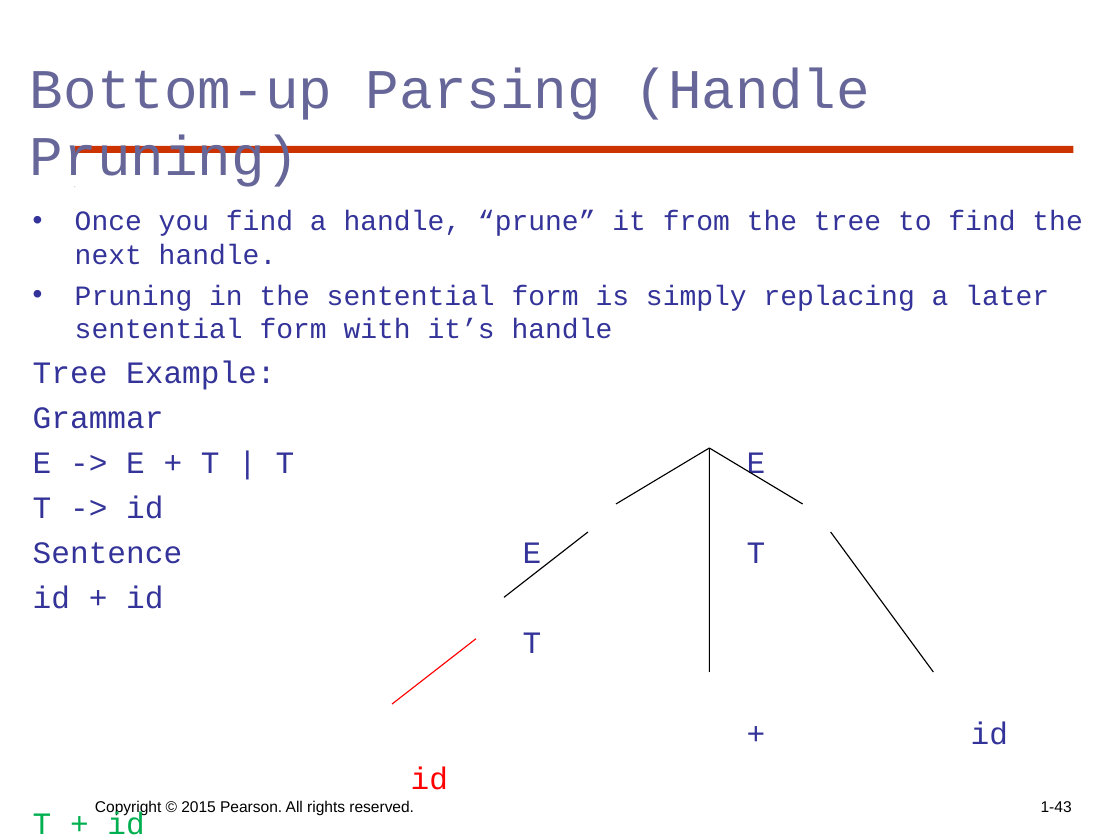
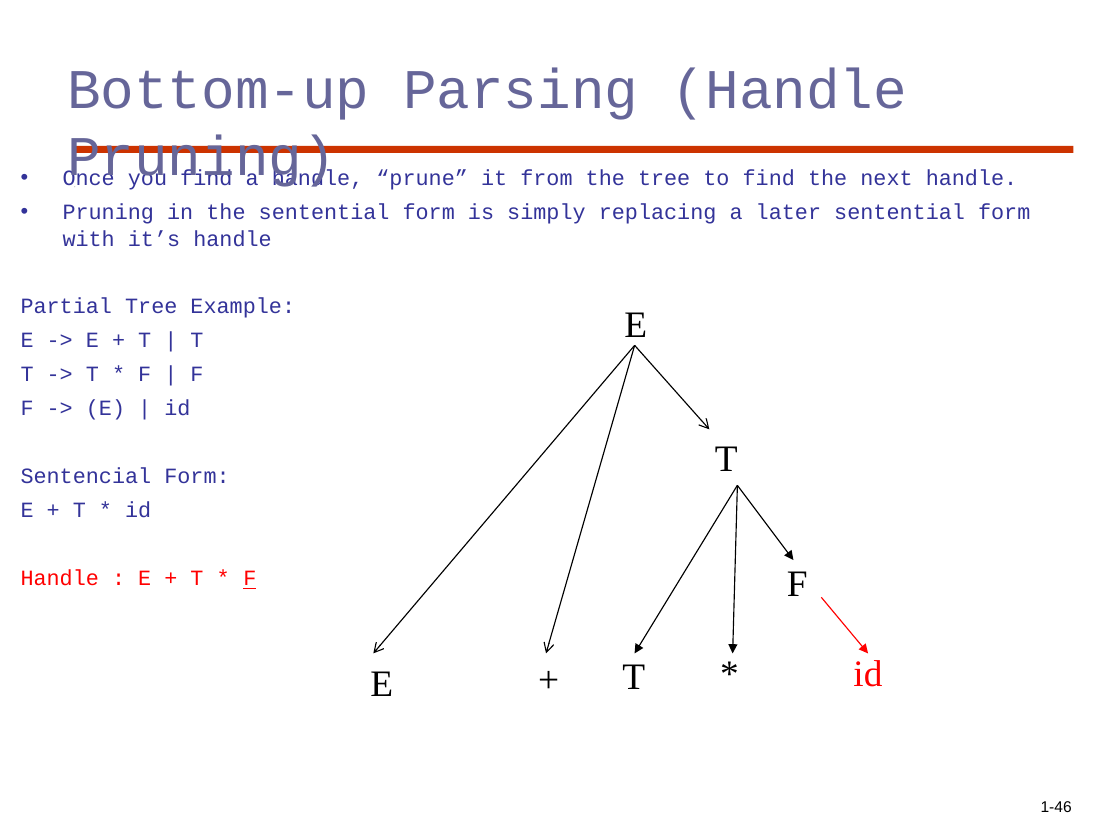
Before and after one commit to Kareithdyce/Auburn-Classes, a slide deck: slide 46 of Programming Language/pl11ch4.ppt (slide 43 before the commit). Drawn at 1120x840 pixels with LibreOffice and Linux fonts; fonts in the diff are those of the drawing. Boxes give left, top, right and bottom in pixels: in the first picture for what was removed or moved away, otherwise in the second. Text is boxed around its words. In the diff, an @@ line names an element or a change of style, - is before the commit and + after.

```diff
--- a/Programming Language/pl11ch4.ppt
+++ b/Programming Language/pl11ch4.ppt
@@ title "Bottom-up Parsing (Handle Pruning)": place and size @@
-title "Bottom-up Parsing (Handle Pruning)" at box(30, 68, 870, 187)
+title "Bottom-up Parsing (Handle Pruning)" at box(67, 68, 907, 190)
@@ text "Once you find a handle, ...": place and size @@
-text "Once you find a handle, ..." at box(33, 211, 1082, 790)
+text "Once you find a handle, ..." at box(21, 170, 1030, 589)
@@ text at box(63, 170, 1030, 247): size 18 to 14 pt in "Once you find a handle, “prune” it ...", "Pruning in the sentential form is simply ..." @@
@@ text at box(21, 298, 295, 589): text changed; size 20 to 14 pt @@
-Tree Example:
-Grammar
-E -> E + T | T E
-T -> id
-Sentence E T
-id + id
-T
-+ id
-id
-T + id
+Partial Tree Example:
+E -> E + T | T
+T -> T * F | F
+F -> (E) | id
+Sentencial Form:
+E + T * id
+Handle : E + T * F
@@ text added at box(624, 312, 647, 337), 24 pt, text #000000 @@
+E
@@ arrow added from (635, 345) to (373, 653), #000000 0.74 pt @@
@@ arrow added from (635, 345) to (547, 653), #000000 0.74 pt @@
@@ line moved from (709, 448) - (616, 504) to (635, 345) - (709, 429) @@
@@ line (635, 345) - (709, 429): line to arrow @@
@@ text added at box(715, 446, 738, 471), 24 pt, text #000000 @@
+T
@@ line moved from (588, 532) - (504, 597) to (737, 485) - (635, 653) @@
@@ line (737, 485) - (635, 653): line to arrow @@
@@ line moved from (709, 448) - (709, 672) to (737, 485) - (732, 653) @@
@@ line (737, 485) - (732, 653): line to arrow @@
@@ line moved from (709, 448) - (803, 504) to (737, 485) - (793, 560) @@
@@ line (737, 485) - (793, 560): line to arrow @@
@@ line removed from (831, 532) to (933, 672) @@
@@ text added at box(787, 571, 808, 596), 24 pt, text #000000 @@
+F
@@ arrow added from (821, 597) to (868, 653), #FF0000 0.74 pt @@
@@ line removed from (476, 638) to (392, 704) @@
@@ text added at box(528, 650, 584, 706), 24 pt, text #000000 @@
++
@@ text added at box(709, 643, 765, 699), 24 pt, text #000000 @@
+*
@@ text added at box(370, 671, 393, 696), 24 pt, text #000000 @@
+E
@@ text added at box(622, 664, 645, 689), 24 pt, text #000000 @@
+T
@@ text added at box(853, 660, 882, 687), 24 pt, text #FF0000 @@
+id
@@ text removed at box(95, 800, 414, 815) @@
-Copyright © 2015 Pearson. All rights reserved.
@@ page number at box(1041, 801, 1072, 812): text changed @@
-1-43
+1-46
```
Also in this commit, not shown: 3 other slides changed, 2 slides added, 2 slides removed, 5 other files.
